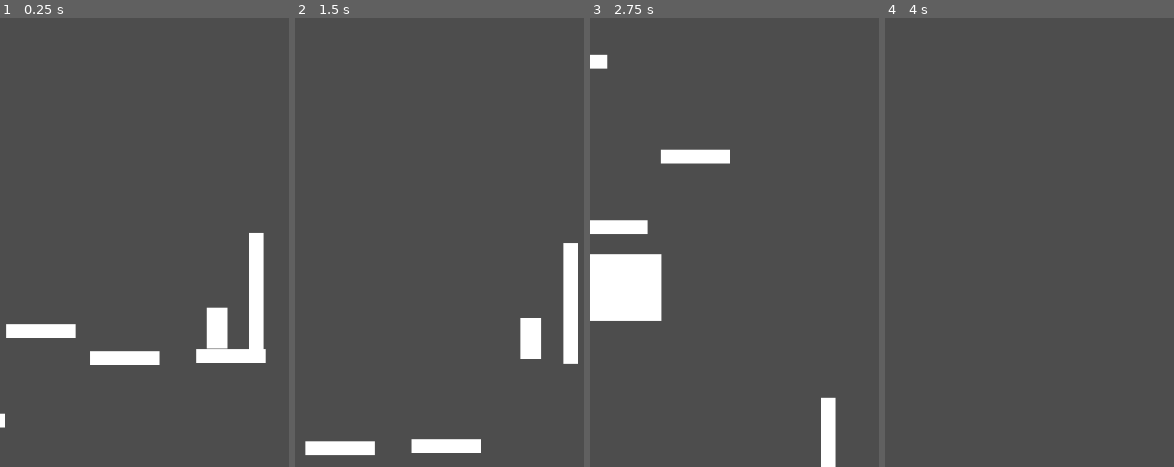
Above: before the commit, frames 1-4 (left to right).
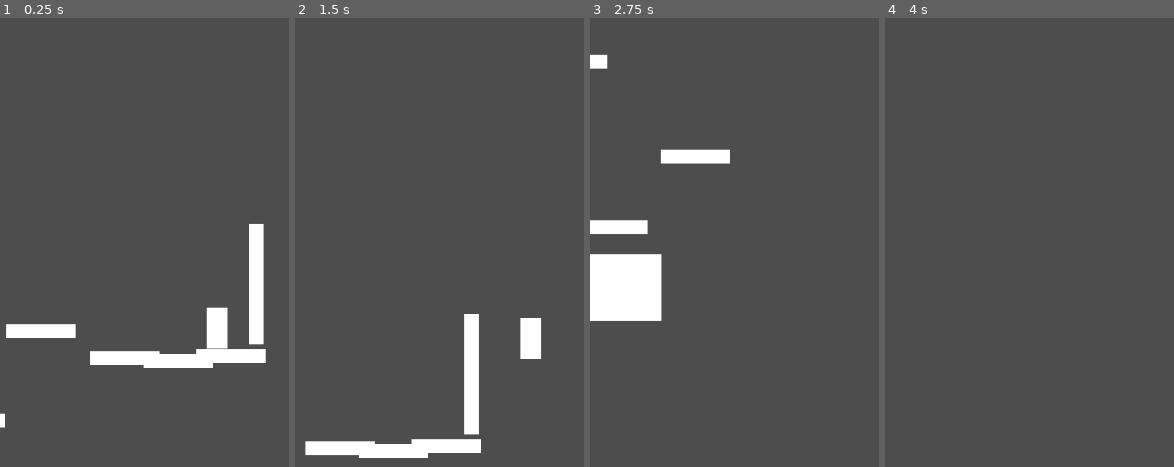
Above: after the commit, the same moments.

Repository: Zac-code/13DT_work
Game: Godot game, scene res://scenes(maps n stuff)/level11.tscn
Same seed, same stepped clock (60 frames per second), same inputs: the game is played once before the commit and once after it.
Inputs:
- Up to frame 1 (0.25 s): no input
- Up to frame 2 (1.5 s): tap Enter (ui_accept) at 0.5, 0.77 s; hold Right (ui_right) from 0.53 s (still down)
- Up to frame 3 (2.75 s): tap Enter (ui_accept) at 1.52 s; release Right (ui_right) at 2.03 s; hold Left (ui_left) from 2.03 s (still down)
- Up to frame 4 (4 s): release Left (ui_left) at 2.78 s; hold Right (ui_right) from 2.78 s (still down); tap Enter (ui_accept) at 3.02, 3.5, 3.77 s

The runs differ from the first frame. In frame 1, 0.7% of the frame differs, in the area x 49-92%, y 45-78%; in frame 2, 3.3%, in the area x 22-98%, y 50-98%; in frame 3, 0.8%; in frame 4, nothing differs.

Commit message:
fixing and adding

Diff:
--- a/13-dtdungeonfighter/assets/player.tscn
+++ b/13-dtdungeonfighter/assets/player.tscn
@@ -8,6 +8,8 @@
 size = Vector2(60, 59)
 
 [node name="player" type="CharacterBody2D" unique_id=1532654129]
+collision_layer = 5
+collision_mask = 5
 script = ExtResource("1_674bt")
 
 [node name="hitbox" type="CollisionShape2D" parent="." unique_id=1346114614]
--- a/13-dtdungeonfighter/assets/portal.tscn
+++ b/13-dtdungeonfighter/assets/portal.tscn
@@ -6,6 +6,8 @@
 size = Vector2(59.5, 172)
 
 [node name="portal" type="Area2D" unique_id=1018089844]
+collision_layer = 4
+collision_mask = 4
 script = ExtResource("1_vqwsc")
 
 [node name="CollisionShape2D" type="CollisionShape2D" parent="." unique_id=1566229754]
@@ -17,3 +19,5 @@
 offset_top = -87.0
 offset_right = 23.0
 offset_bottom = 87.0
+
+[connection signal="body_entered" from="." to="." method="_on_portal_entered"]
--- a/13-dtdungeonfighter/scenes(maps n stuff)/level11.tscn
+++ b/13-dtdungeonfighter/scenes(maps n stuff)/level11.tscn
@@ -50,8 +50,11 @@
 [node name="StaticBody2D10" parent="." unique_id=824310146 instance=ExtResource("1_t2eyv")]
 position = Vector2(767, -142)
 
+[node name="portal" parent="." unique_id=1018089844 instance=ExtResource("3_um6n1")]
+position = Vector2(838, -246)
+
 [node name="player" parent="." unique_id=1532654129 instance=ExtResource("2_um6n1")]
 position = Vector2(726, -195)
 
-[node name="portal" parent="player" unique_id=1018089844 instance=ExtResource("3_um6n1")]
-position = Vector2(112, -51)
+[node name="StaticBody2D11" parent="." unique_id=1188552312 instance=ExtResource("1_t2eyv")]
+position = Vector2(615, -135)
--- a/13-dtdungeonfighter/scenes(maps n stuff)/level2.tscn
+++ b/13-dtdungeonfighter/scenes(maps n stuff)/level2.tscn
@@ -1,23 +1,21 @@
 [gd_scene format=3 uid="uid://b21nos5yhuwux"]
 
+[ext_resource type="PackedScene" uid="uid://dpgepu4jyvc1n" path="res://assets/platform.tscn" id="1_fbs83"]
 [ext_resource type="PackedScene" uid="uid://w1wfk1i5ewye" path="res://assets/player.tscn" id="1_fnb5m"]
-
-[sub_resource type="RectangleShape2D" id="RectangleShape2D_laoxk"]
-size = Vector2(1028, 98)
 
 [node name="Node2D" type="Node2D" unique_id=1045501011]
 
-[node name="StaticBody2D" type="StaticBody2D" parent="." unique_id=919555396]
+[node name="StaticBody2D" parent="." unique_id=160785346 instance=ExtResource("1_fbs83")]
+position = Vector2(193, 323)
 
-[node name="CollisionShape2D" type="CollisionShape2D" parent="StaticBody2D" unique_id=1138349837]
-position = Vector2(599, 339)
-shape = SubResource("RectangleShape2D_laoxk")
+[node name="StaticBody2D2" parent="." unique_id=186464855 instance=ExtResource("1_fbs83")]
+position = Vector2(356, 325)
 
-[node name="ColorRect" type="ColorRect" parent="StaticBody2D/CollisionShape2D" unique_id=574672108]
-offset_left = -517.0
-offset_top = -50.0
-offset_right = 519.0
-offset_bottom = 63.0
+[node name="StaticBody2D3" parent="." unique_id=2048543965 instance=ExtResource("1_fbs83")]
+position = Vector2(521, 324)
+
+[node name="StaticBody2D4" parent="." unique_id=1308373099 instance=ExtResource("1_fbs83")]
+position = Vector2(694, 323)
 
 [node name="player" parent="." unique_id=1532654129 instance=ExtResource("1_fnb5m")]
-position = Vector2(175, 256)
+position = Vector2(188, 271)
--- a/13-dtdungeonfighter/scripts(pain)/playerscript.gd
+++ b/13-dtdungeonfighter/scripts(pain)/playerscript.gd
@@ -8,22 +8,18 @@
 @export var ui: Node
 
 func _physics_process(delta: float) -> void:
-	# Apply gravity.
 	if not is_on_floor():
 		velocity += get_gravity() * delta
 
-	# Reset double jump after landing.
 	if is_on_floor() and not double_jump:
 		double_jump = true
 
-	# Handle jumping.
 	if Input.is_action_just_pressed("ui_accept"):
 		if is_on_floor() or double_jump:
 			if not is_on_floor():
 				double_jump = false
 			velocity.y = JUMP_VELOCITY
 
-	# Handle horizontal movement every physics frame.
 	var direction := Input.get_axis("ui_left", "ui_right")
 
 	if direction != 0:
@@ -32,19 +28,3 @@
 		velocity.x = move_toward(velocity.x, 0, SPEED * delta)
 
 	move_and_slide()
-
-
-func _on_area_2d_4_area_entered(area: Area2D) -> void:
-	if area.has_meta("Portal"):
-		get_tree().call_deferred(
-			"change_scene_to_file",
-			area.next_level
-		)
-
-
-func _on_portal_touched(area: Area2D) -> void:
-	if area.has_meta("portal"):
-		get_tree().call_deferred(
-			"change_scene_to_file",
-			area.next_level
-		)
--- a/13-dtdungeonfighter/scripts(pain)/portal.gd
+++ b/13-dtdungeonfighter/scripts(pain)/portal.gd
@@ -1,11 +1,7 @@
 extends Area2D
 
-const LEVEL2_SCENE := "res://13-dtdungeonfighter/scenes(maps n stuff)/level2.tscn"
+@export_file("*.tscn") var destination_scene: String = "res://level2.tscn"
 
-func _ready() -> void:
-	body_entered.connect(_on_body_entered)
-
-func _on_body_entered(body: Node2D) -> void:
-	# Only the player should activate the portal.
-	if body.name == "player" or body.is_in_group("player"):
-		get_tree().call_deferred("change_scene_to_file")
+func _on_portal_entered(body: Node2D) -> void:
+	if body.name == "player":
+		get_tree().change_scene_to_file(destination_scene)
